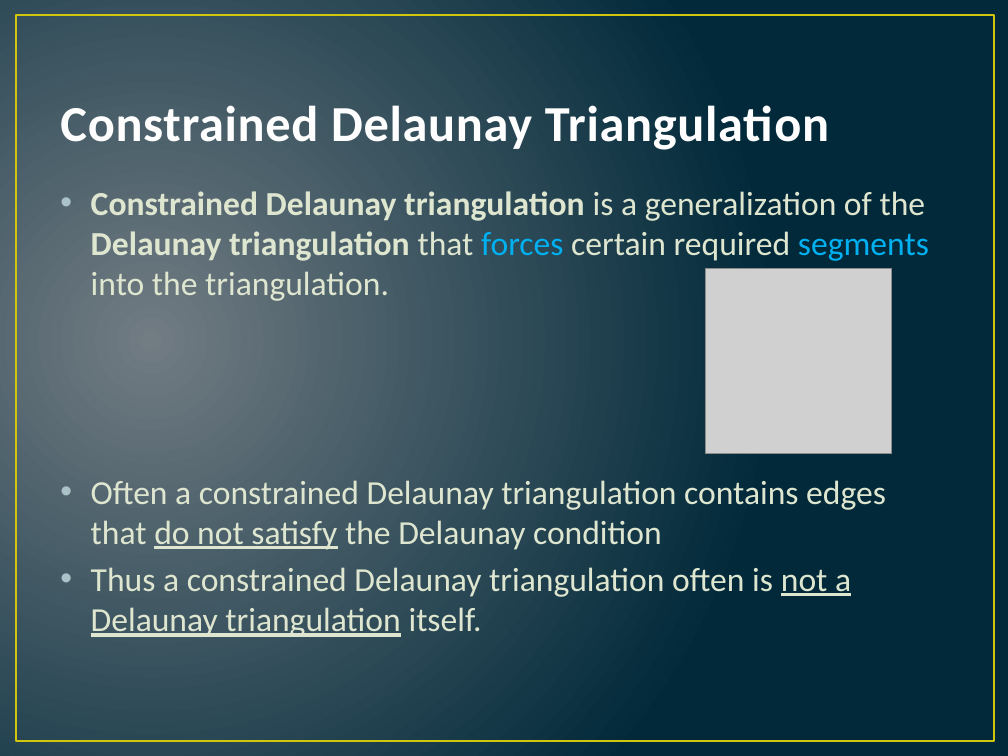
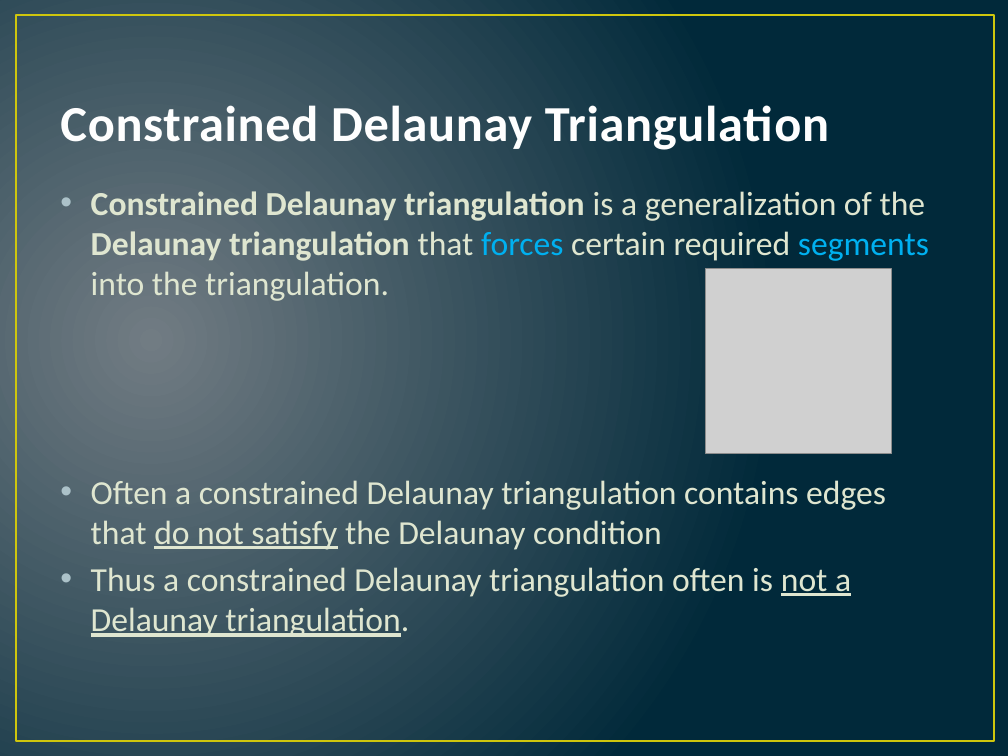
Before and after one commit to hugebdu/jdt-refactored, a slide deck: slide 4 of extra/CDT.pptx. Drawn at 1008x756 pixels with LibreOffice and Linux fonts; fonts in the diff are those of the drawing; grey boxes stand for pictures. Boxes give left, top, right and bottom in pixels: in the first picture for what was removed or moved away, otherwise in the second. Text is boxed around its words. In the diff, an @@ line names an element or a change of style, - is before the commit and + after.

```diff
--- a/extra/CDT.pptx
+++ b/extra/CDT.pptx
@@ text at <box>91,567,851,637</box>: text changed @@
-• Thus a constrained Delaunay triangulation often is not a Delaunay triangulation itself.
+• Thus a constrained Delaunay triangulation often is not a Delaunay triangulation.
```
Also in this commit, not shown: 6 other slides changed.
